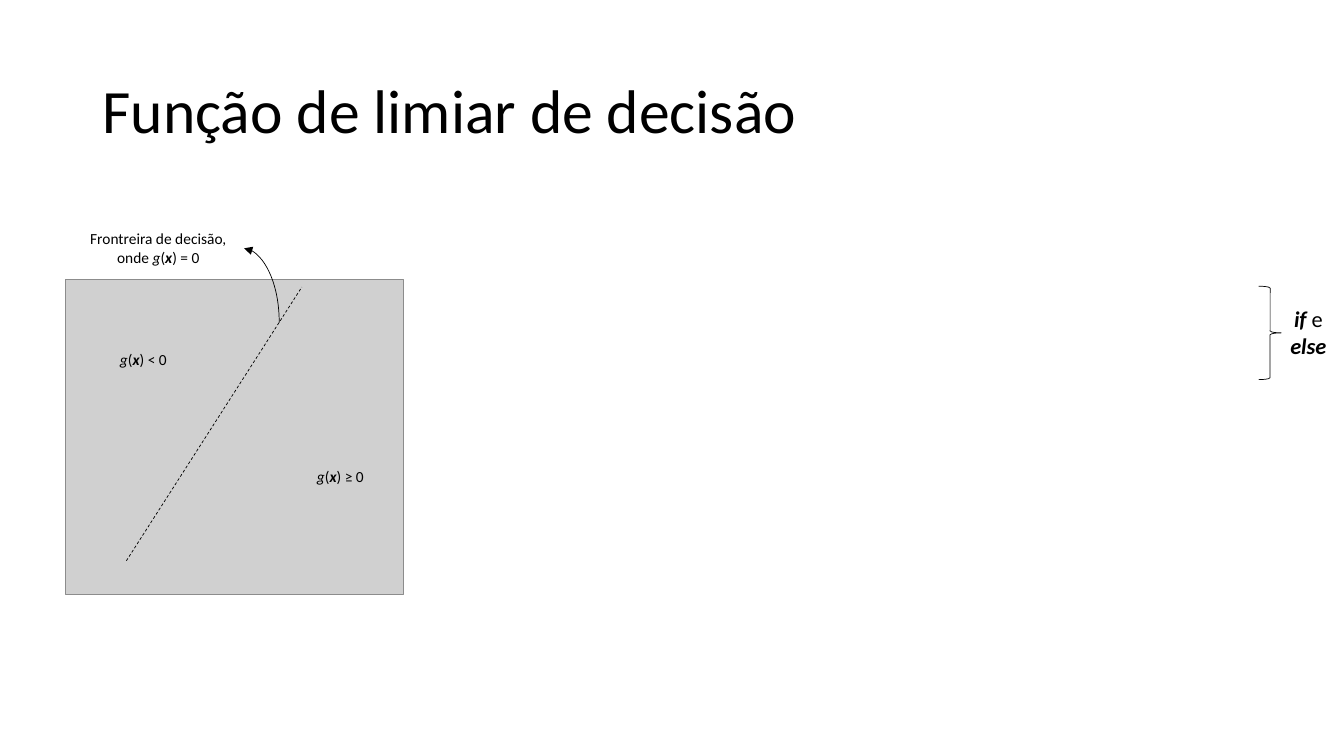
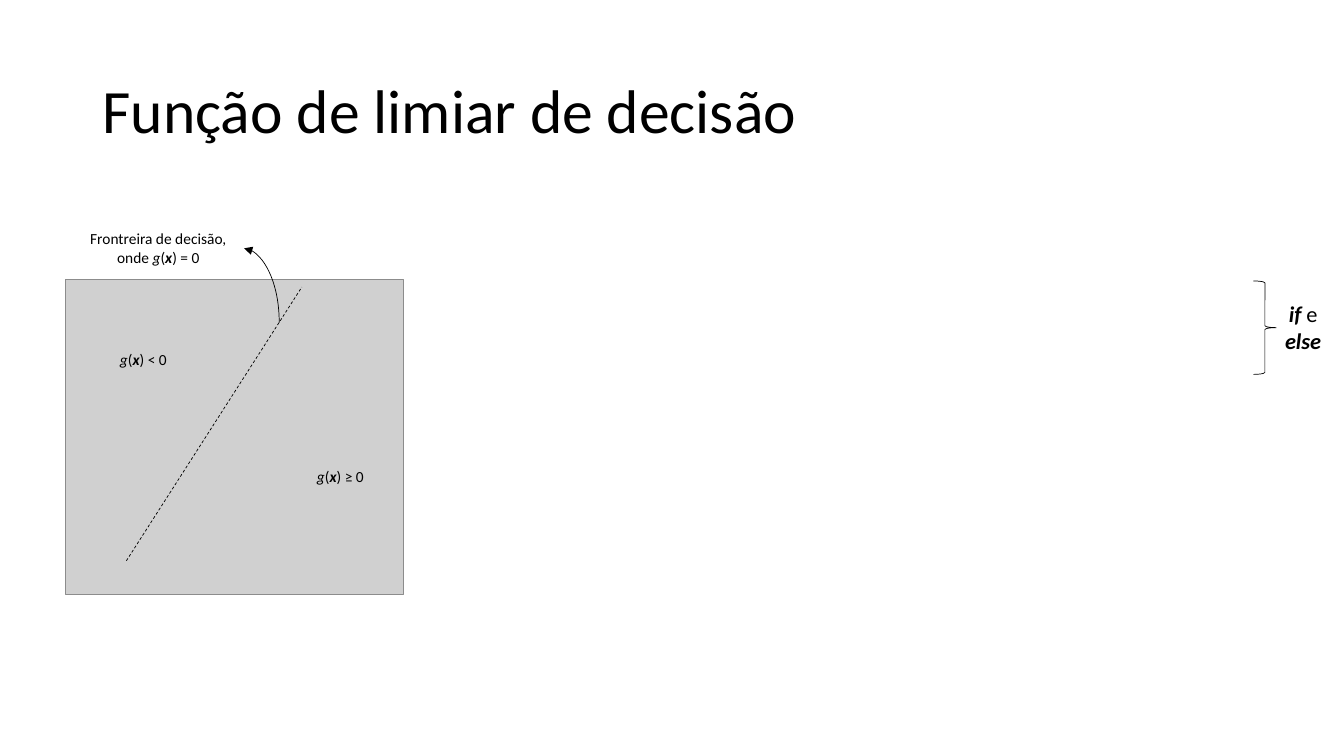
Before and after one commit to zz4fap/t320_aprendizado_de_maquina, a slide deck: slide 9 of slides/T320_Classificação (Parte II).pptx. Drawn at 1344x756 pixels with LibreOffice and Linux fonts; fonts in the diff are those of the drawing; grey boxes stand for pictures. Boxes give left, top, right and bottom in pixels: in the first picture for what was removed or moved away, otherwise in the second. Text is boxed around its words. In the diff, an @@ line names an element or a change of style, - is before the commit and + after.

```diff
--- a/slides/T320_Classificação (Parte II).pptx
+++ b/slides/T320_Classificação (Parte II).pptx
@@ right brace: place and size @@
-right brace at (1259, 286, 1282, 380)
+right brace at (1253, 281, 1276, 375)
@@ text "if e else": place and size @@
-text "if e else" at (1290, 311, 1326, 354)
+text "if e else" at (1285, 306, 1321, 349)
```
Also in this commit, not shown: 2 other slides changed, 1 other file.
